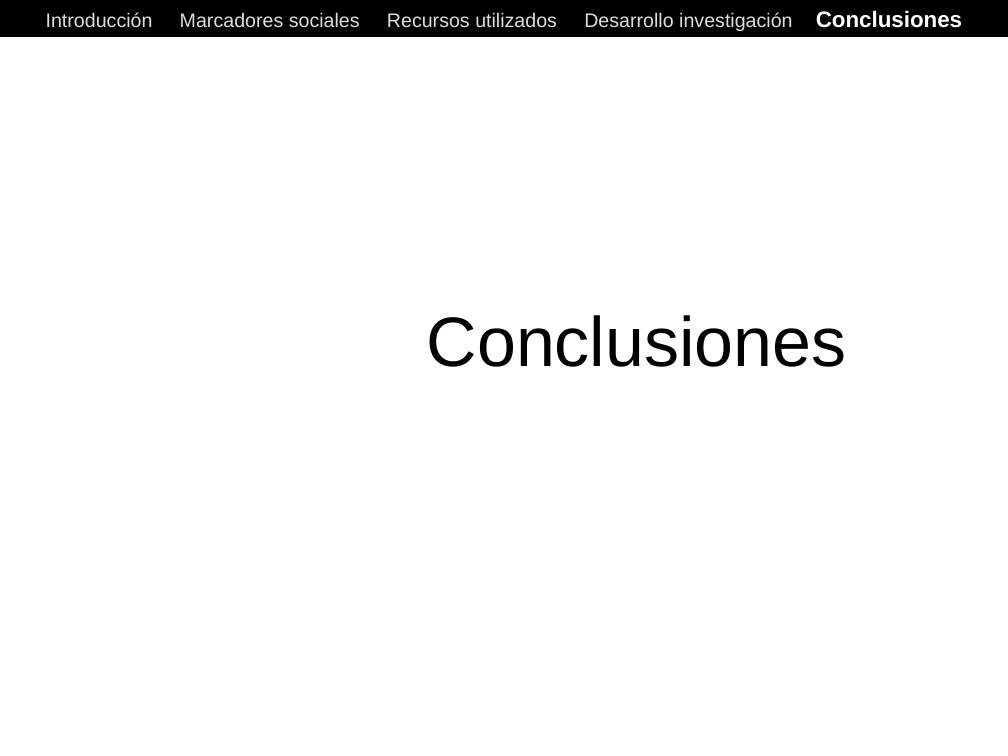
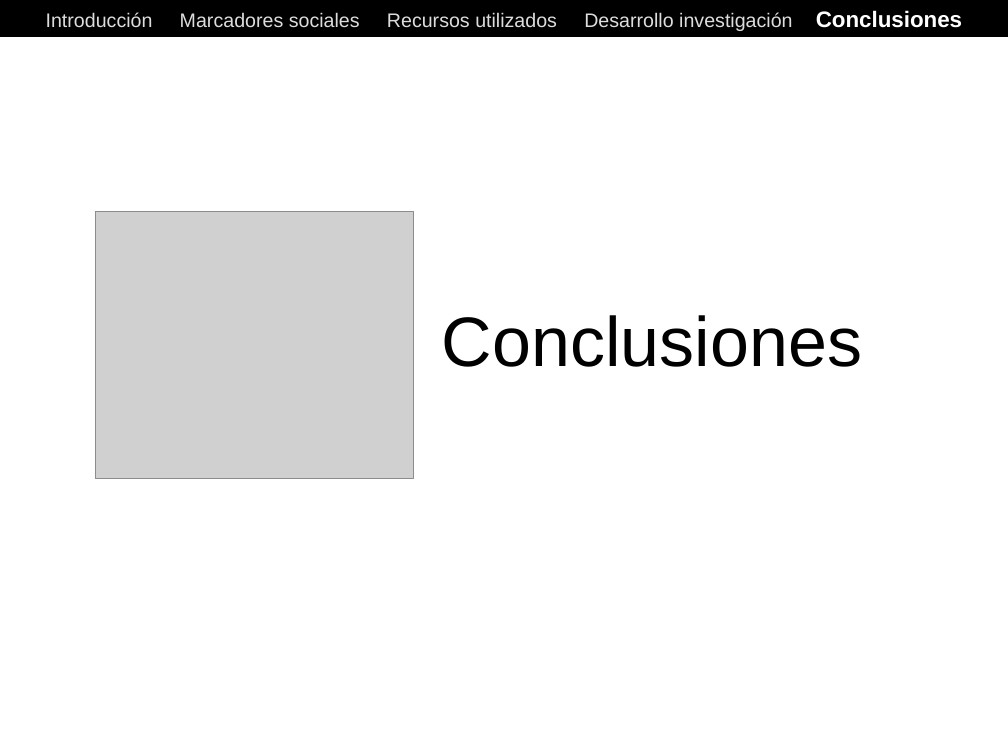
Before and after one commit to ak907kenai/nicotournetesis, a slide deck: slide 60 of docs_trunk/Nicolás Tourné - Presentación Tesis (v1).ppt. Drawn at 1008x756 pixels with LibreOffice and Linux fonts; fonts in the diff are those of the drawing; grey boxes stand for pictures. Boxes give left, top, right and bottom in pixels: in the first picture for what was removed or moved away, otherwise in the second. Text is boxed around its words. In the diff, an @@ line names an element or a change of style, - is before the commit and + after.

```diff
--- a/docs_trunk/Nicolás Tourné - Presentación Tesis (v1).ppt
+++ b/docs_trunk/Nicolás Tourné - Presentación Tesis (v1).ppt
@@ picture added at (96,212,413,479) @@
@@ text "Conclusiones": place and size @@
-text "Conclusiones" at (427,315,847,367)
+text "Conclusiones" at (442,315,862,367)
```
Also in this commit, not shown: 3 other slides changed, 1 slide added, 1 other file.
